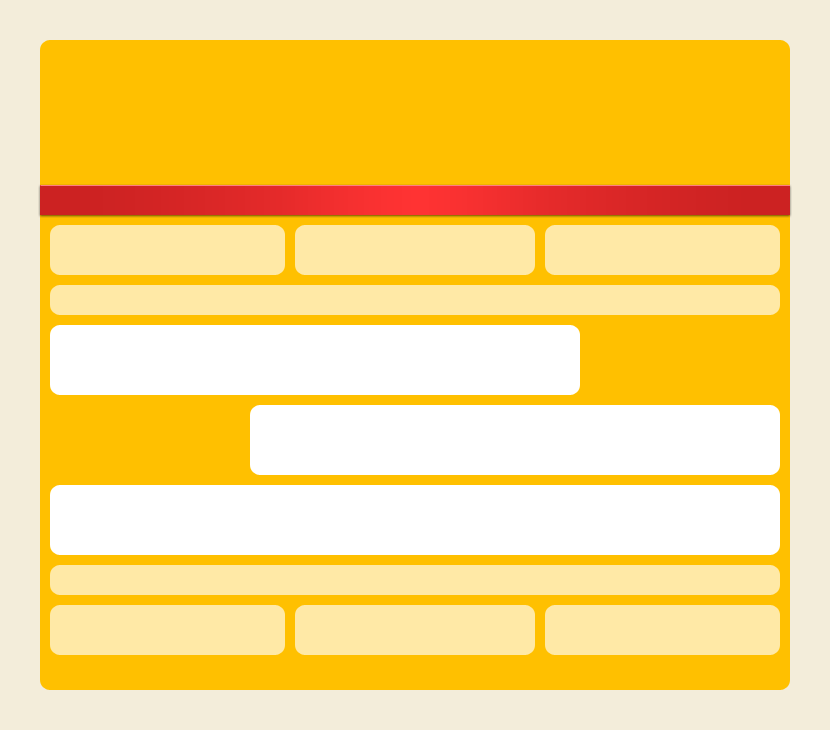
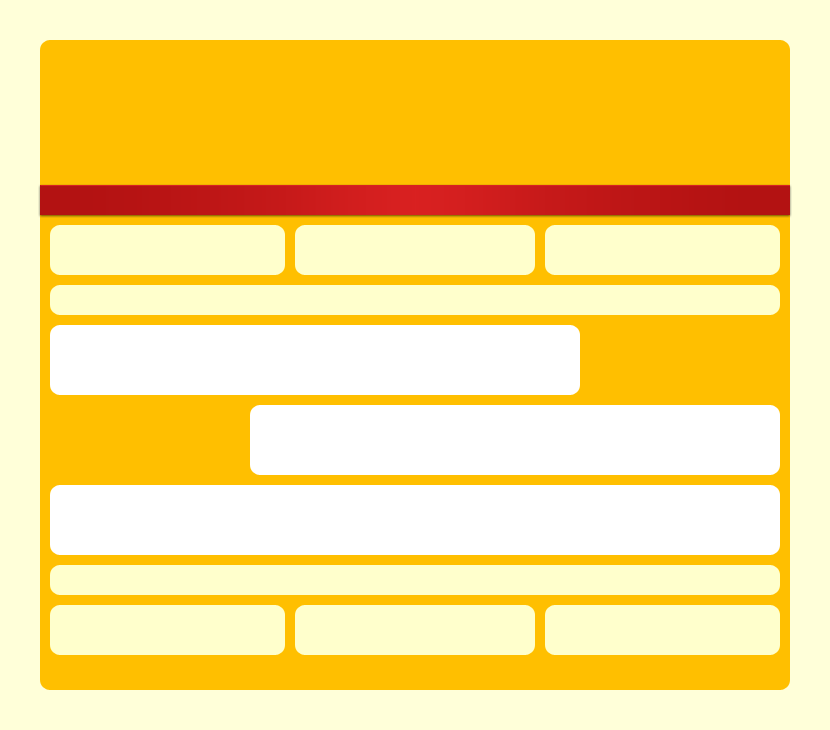
Layers edited between the first and the second 830px x 730px image:
painted on "navbar stroke" over (40, 185, 790, 186)
painted on "header / footer widgets" over (50, 225, 780, 655)
painted on "canvas" over (40, 40, 790, 690)
painted on "Background" over (0, 0, 830, 730)
